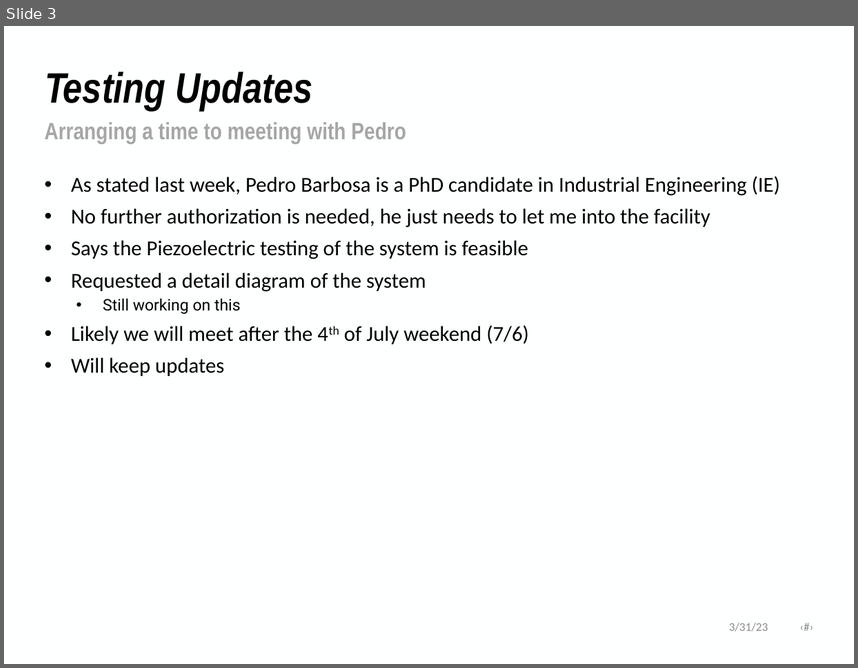
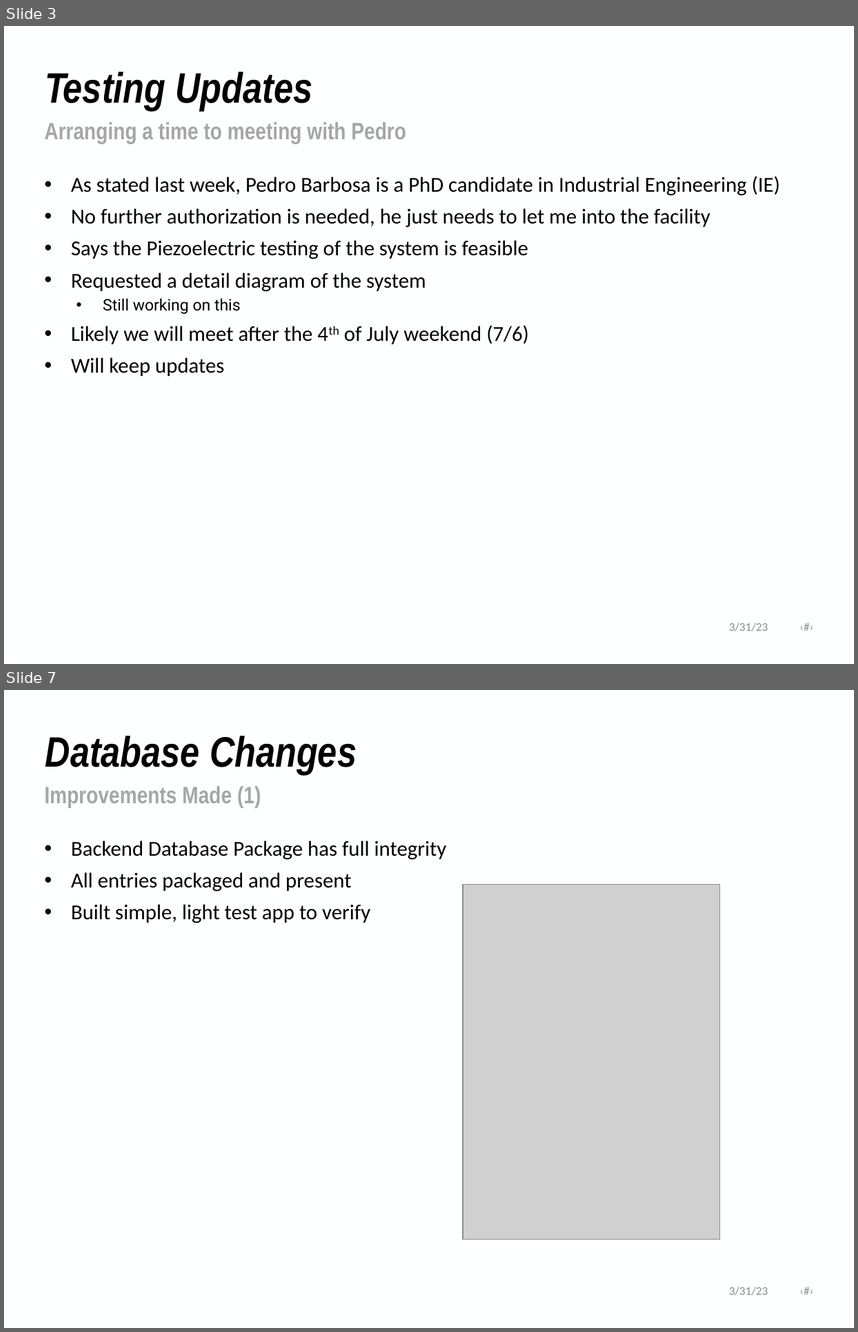
Before and after one commit to NHuang58/Biomedical_Device_PCB, a slide deck: Documentation/Slides/Weekly-Report-06-29-2026.pptx. Shown one above the other, each under a label of ours: slide 3 before the commit, slides 3 and 7 after it; the slides between them are not shown. The pictures are 858x668 and 858x1332 pixels, drawn with LibreOffice and Linux fonts; fonts in the diff are those of the drawing; grey boxes stand for pictures; background and template pictures are left out. Boxes give left, top, right and bottom in pixels: in the first picture for what was removed or moved away, otherwise in the second. Text is boxed around its words. In the diff, an @@ line names an element or a change of style, - is before the commit and + after.

```diff
--- a/Documentation/Slides/Weekly-Report-06-29-2026.pptx
+++ b/Documentation/Slides/Weekly-Report-06-29-2026.pptx
@@ slide 7 added at box(4, 690, 854, 1328), background #FEFFFF @@
@@ title added at box(45, 736, 357, 775), 36 pt, text #000000, bold, italic @@
+Database Changes
@@ text added at box(45, 786, 261, 808), 20 pt, text #A6A6A6, bold @@
+Improvements Made (1)
@@ text added at box(71, 840, 447, 923), 18 pt, text #000000 @@
+• Backend Database Package has full integrity
+• All entries packaged and present
+• Built simple, light test app to verify
@@ picture added at box(463, 885, 720, 1239) @@
@@ text added at box(729, 1286, 768, 1295), 10 pt, text #8C8C8C @@
+3/31/23 ‹#›
```
Also in this commit, not shown: 4 slides changed, 1 other slide added, 2 other files.
